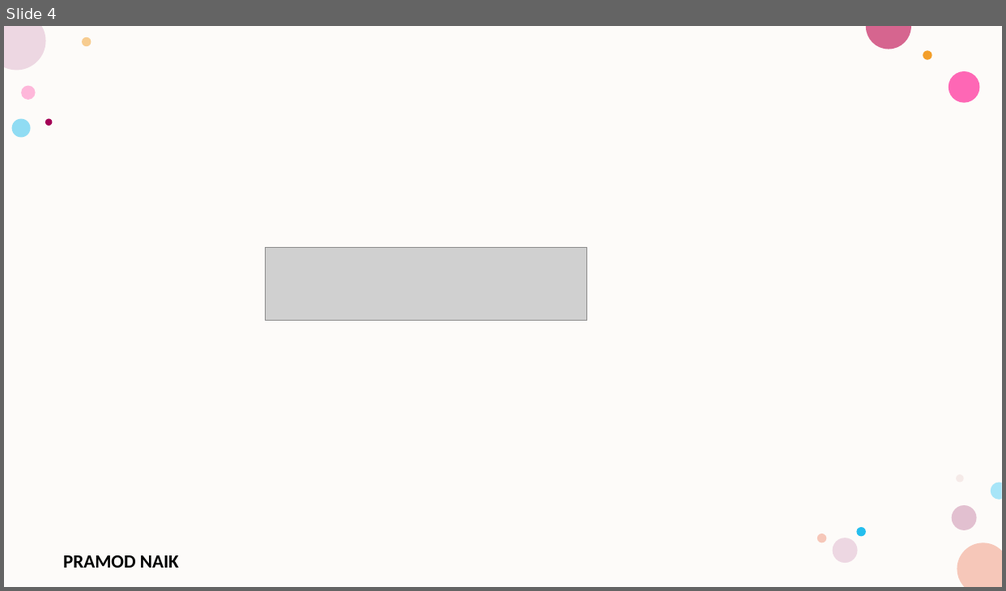
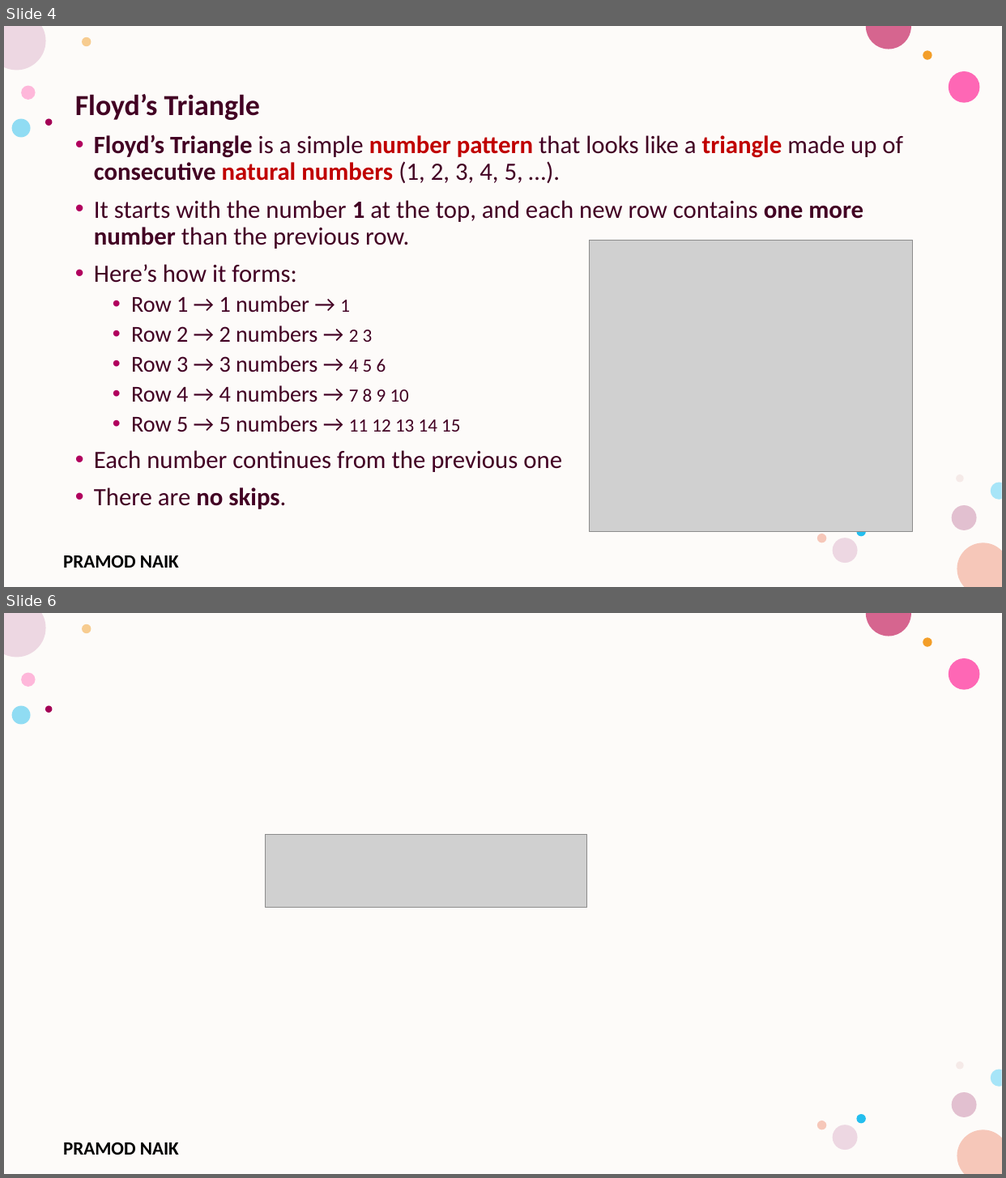
Before and after one commit to PRAMODNAIK-DEV/C-Programming-Lab-Engineering, a slide deck: Lab Programs.pptx. Shown one above the other, each under a label of ours: slide 4 before the commit, slides 4 and 6 after it; the slides between them are not shown. The pictures are 1006x591 and 1006x1178 pixels, drawn with LibreOffice and Linux fonts; fonts in the diff are those of the drawing; grey boxes stand for pictures; background and template pictures are left out. Boxes give left, top, right and bottom in pixels: in the first picture for what was removed or moved away, otherwise in the second. Text is boxed around its words. In the diff, an @@ line names an element or a change of style, - is before the commit and + after.

```diff
--- a/Lab Programs.pptx
+++ b/Lab Programs.pptx
@@ slide 4 added at bbox=[4, 26, 1002, 587], background #FFFFFF; not listed: 17 template elements that a slide beside it also shows @@
@@ text added at bbox=[75, 94, 903, 510], 24 pt, text #420023 @@
+Floyd’s Triangle
+• Floyd’s Triangle is a simple number pattern that looks like a triangle made up of consecutive natural numbers (1, 2, 3, 4, 5, …).
+• It starts with the number 1 at the top, and each new row contains one more number than the previous row.
+• Here’s how it forms:
+  • Row 1 → 1 number → 1
+  • Row 2 → 2 numbers → 2 3
+  • Row 3 → 3 numbers → 4 5 6
+  • Row 4 → 4 numbers → 7 8 9 10
+  • Row 5 → 5 numbers → 11 12 13 14 15
+• Each number continues from the previous one
+• There are no skips.
@@ picture added at bbox=[590, 240, 914, 532] @@
@@ what was slide 4 is now slide 6 @@
```
Also in this commit, not shown: 1 slide changed, 1 other slide added, 2 other files.
